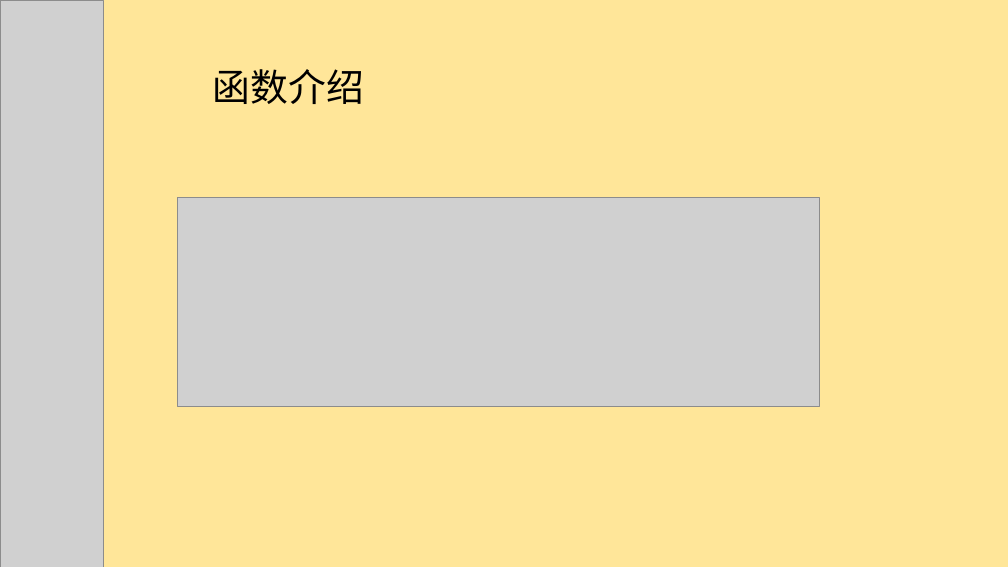
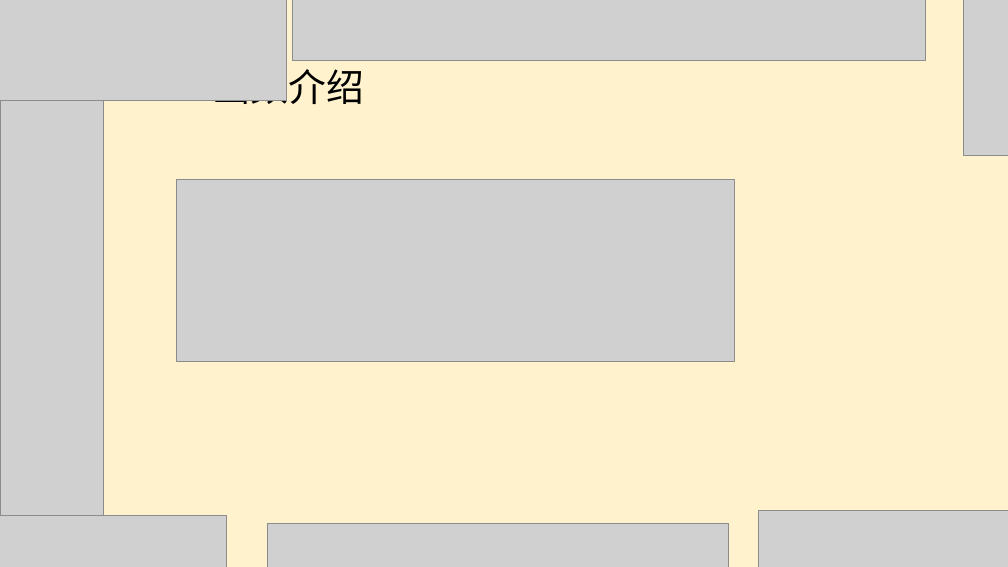
Before and after one commit to CatherineIsNotHere/MyStudyProject, a slide deck: slide 5 of huiZhongLesson/答辩文件/天津软件1班_C++游戏_柴彧_打字游戏/打字游戏.pptx. Drawn at 1008x567 pixels with LibreOffice and Linux fonts; fonts in the diff are those of the drawing; grey boxes stand for pictures. Boxes give left, top, right and bottom in pixels: in the first picture for what was removed or moved away, otherwise in the second. Text is boxed around its words. In the diff, an @@ line names an element or a change of style, - is before the commit and + after.

```diff
--- a/huiZhongLesson/答辩文件/天津软件1班_C++游戏_柴彧_打字游戏/打字游戏.pptx
+++ b/huiZhongLesson/答辩文件/天津软件1班_C++游戏_柴彧_打字游戏/打字游戏.pptx
@@ background #FFE699 to #FFF2CC @@
@@ picture added at (0, 0, 287, 101) @@
@@ picture added at (293, 0, 926, 60) @@
@@ picture added at (963, 0, 1008, 156) @@
@@ picture: place and size @@
-picture at (178, 197, 820, 407)
+picture at (176, 180, 734, 361)
@@ picture added at (0, 516, 226, 567) @@
@@ picture added at (268, 523, 729, 567) @@
@@ picture added at (758, 510, 1008, 567) @@
```
Also in this commit, not shown: 8 other slides changed, 1 slide added, 1 slide removed, 4 other files.
